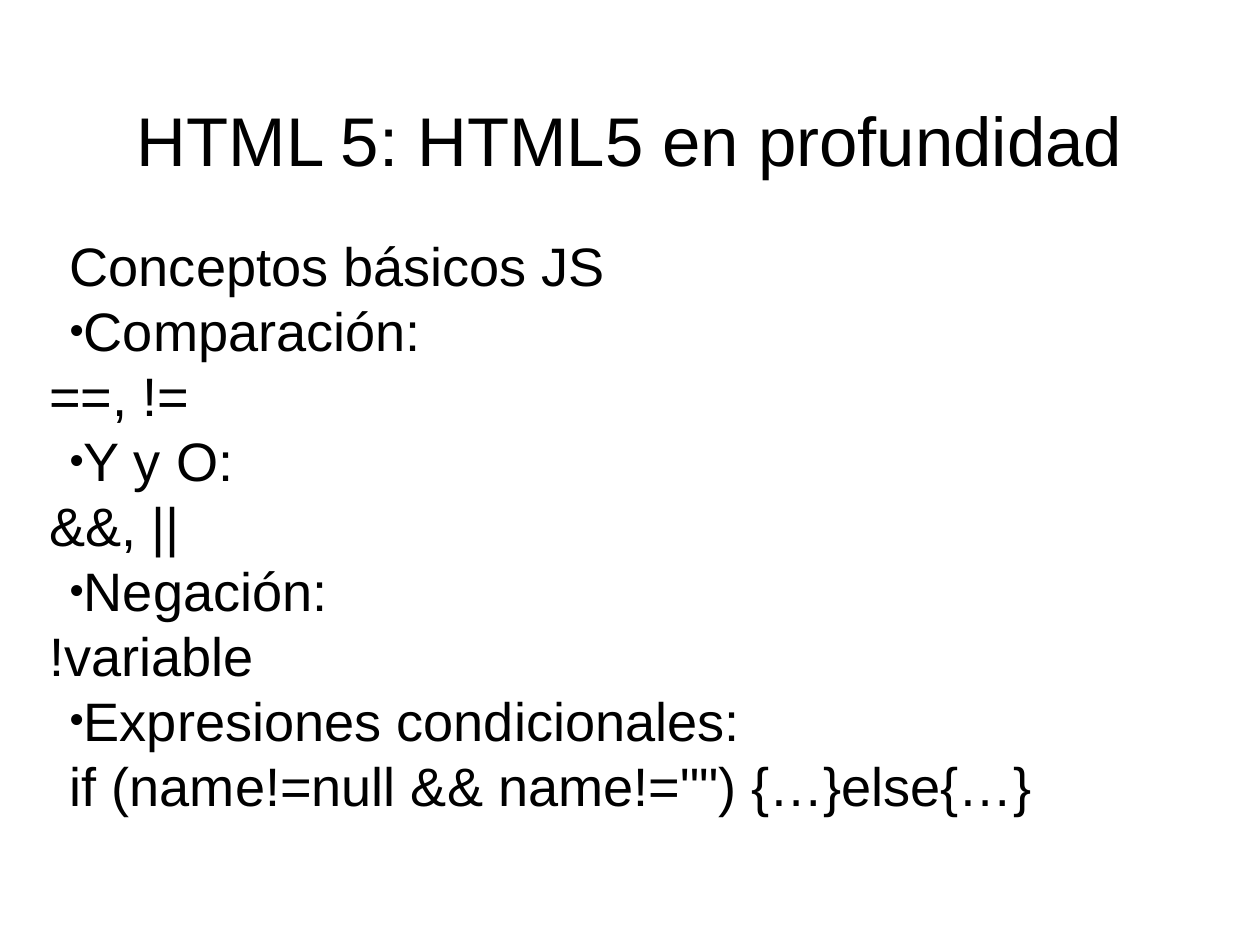
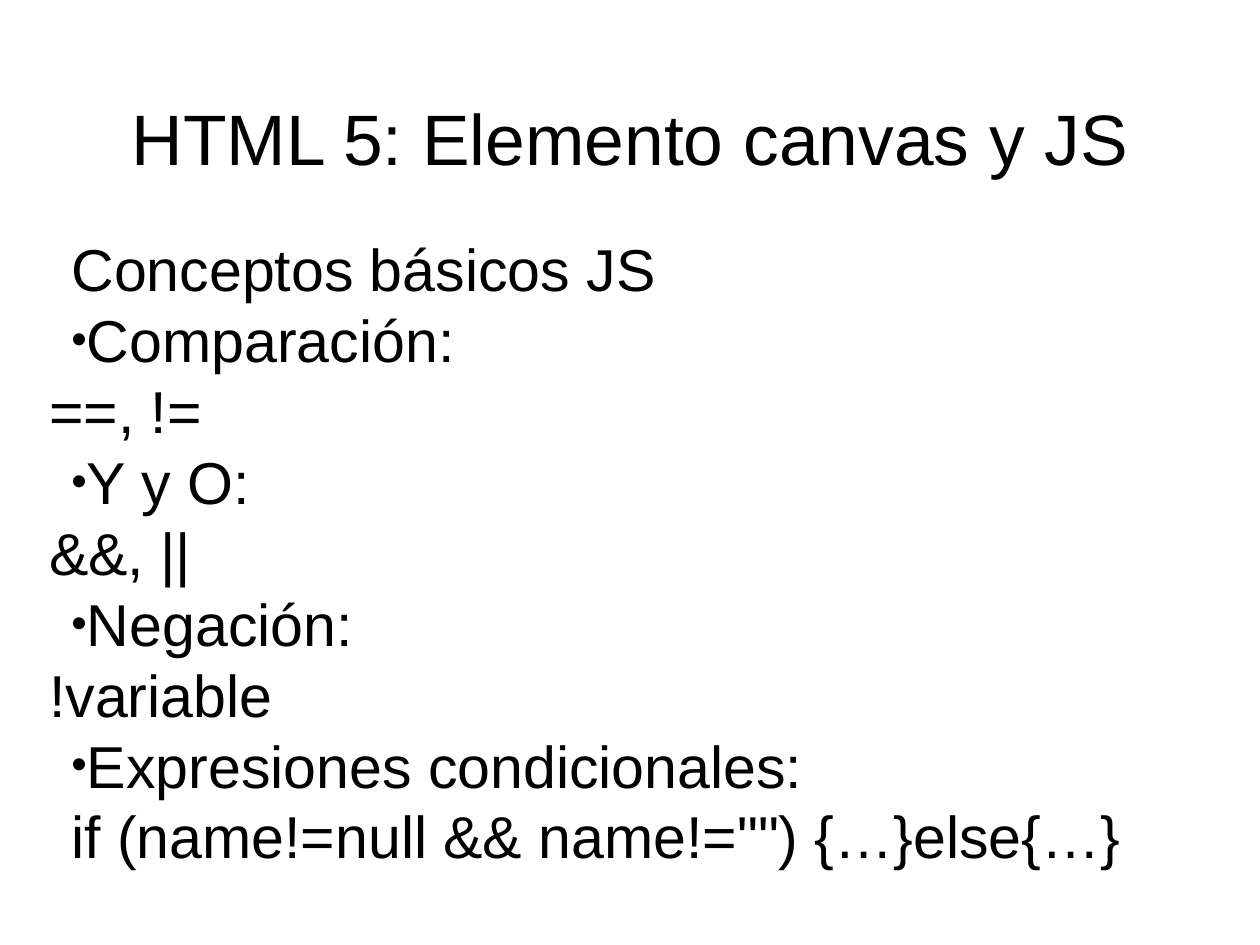
Before and after one commit to fitamix/HTML5, a slide deck: slide 3 of Tema5/Tema5-Presentacion.ppt. Drawn at 1260x945 pixels with LibreOffice and Linux fonts; fonts in the diff are those of the drawing. Boxes give left, top, right and bottom in pixels: in the first picture for what was removed or moved away, otherwise in the second. Text is boxed around its words. In the diff, an @@ line names an element or a change of style, - is before the commit and + after.

```diff
--- a/Tema5/Tema5-Presentacion.ppt
+++ b/Tema5/Tema5-Presentacion.ppt
@@ title at [132, 113, 1128, 179]: text changed; size 56 to 58 pt @@
-HTML 5: HTML5 en profundidad
+HTML 5: Elemento canvas y JS
@@ subtitle "Conceptos básicos JS" at [49, 247, 1120, 869]: size 44 to 48 pt; indent changed @@
```
Also in this commit, not shown: 9 other slides changed, 12 other files.
